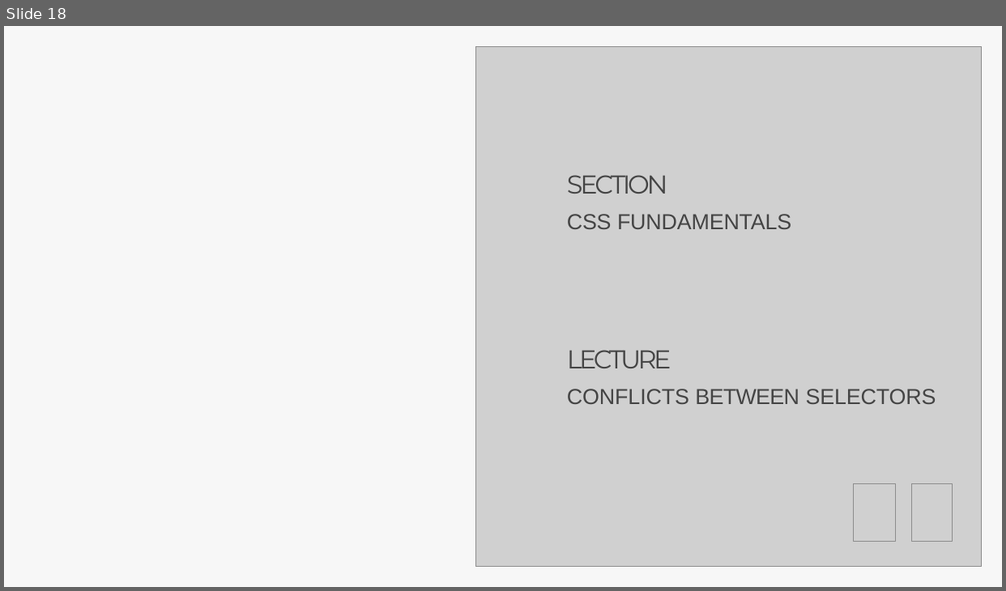
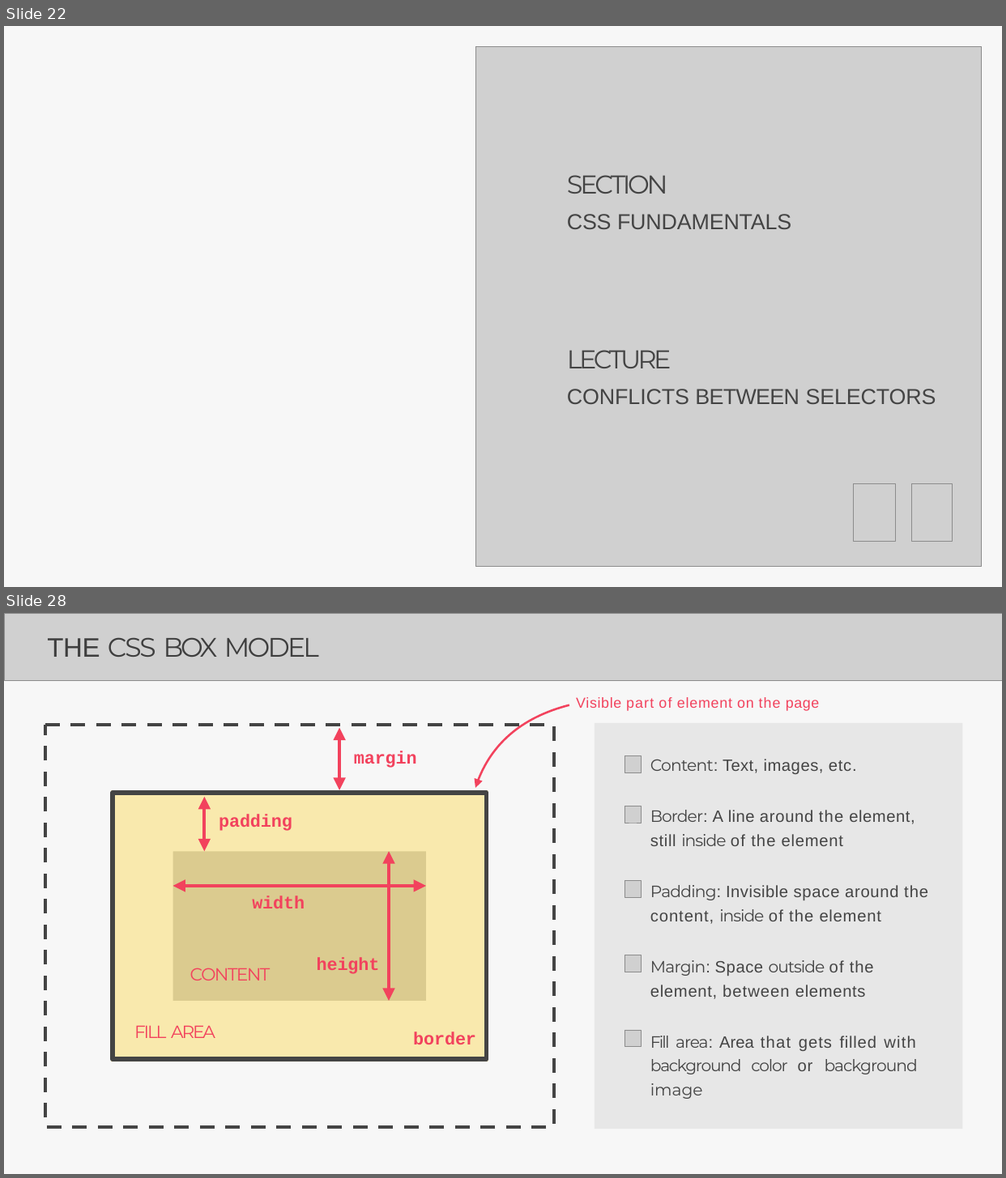
Before and after one commit to Aravindanchellam/UI-UX-Resources, a slide deck: LECTURE_HTML_CSS.pptx. Shown one above the other, each under a label of ours: slide 18 before the commit, slides 22 and 28 after it; the slides between them are not shown. The pictures are 1006x591 and 1006x1178 pixels, drawn with LibreOffice and Linux fonts; fonts in the diff are those of the drawing; grey boxes stand for pictures. Boxes give left, top, right and bottom in pixels: in the first picture for what was removed or moved away, otherwise in the second. Text is boxed around its words. In the diff, an @@ line names an element or a change of style, - is before the commit and + after.

```diff
--- a/LECTURE_HTML_CSS.pptx
+++ b/LECTURE_HTML_CSS.pptx
@@ slide 28 added at box(4, 613, 1002, 1174), background #FFFFFF; not listed: 1 template element that a slide beside it also shows @@
@@ picture added at box(4, 613, 1002, 680) @@
@@ title added at box(47, 637, 319, 657), 42.5 pt, text #3E3E3E @@
+THE CSS BOX MODEL
@@ text added at box(576, 697, 820, 711), 23 pt, text #F2425D @@
+Visible part of element on the page
@@ freeform shape added at box(45, 725, 554, 1127), outline #444444 5.77 pt dashed @@
@@ text added at box(354, 751, 417, 768), 28 pt, text #F2425D, bold @@
+margin
@@ group added at box(172, 705, 569, 1001): 10 freeform shapes @@
@@ freeform shape added at box(111, 790, 488, 1062), fill #FFCB03 at 30% opacity @@
@@ freeform shape added at box(113, 793, 487, 1059), outline #444444 7.42 pt @@
@@ text added at box(219, 815, 292, 831), 28 pt, text #F2425D, bold @@
+padding
@@ text added at box(650, 810, 928, 1099), 26 pt, text #444444 @@
+Content: Text, images, etc.
+Border: A line around the element, still inside of the element
+Padding: Invisible space around the content, inside of the element
+Margin: Space outside of the element, between elements
+Fill area: Area that gets filled with background color or background image
@@ freeform shape added at box(172, 851, 426, 1001), fill #CCCCCC @@
@@ text added at box(252, 897, 305, 909), 28 pt, text #F2425D, bold @@
+width
@@ text added at box(190, 968, 270, 981), 28 pt, text #F2425D @@
+CONTENT
@@ text added at box(317, 958, 380, 974), 28 pt, text #F2425D, bold @@
+height
@@ text added at box(134, 1025, 215, 1038), 28 pt, text #F2425D @@
+FILL AREA
@@ text added at box(413, 1033, 476, 1045), 28 pt, text #F2425D, bold @@
+border
@@ group added at box(594, 723, 962, 1130): 5 pictures, 1 freeform shape @@
@@ what was slide 18 is now slide 22 @@
```
Also in this commit, not shown: 2 slides changed, 34 other slides added.
